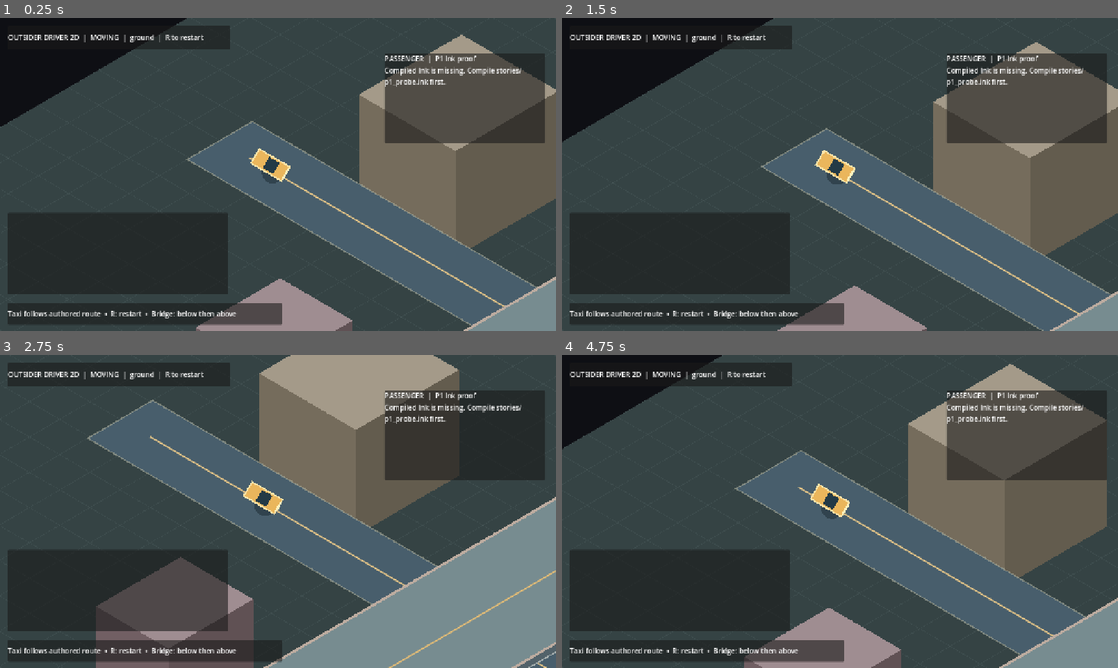
Above: before the commit, frames 1-4 (two rows, left to right).
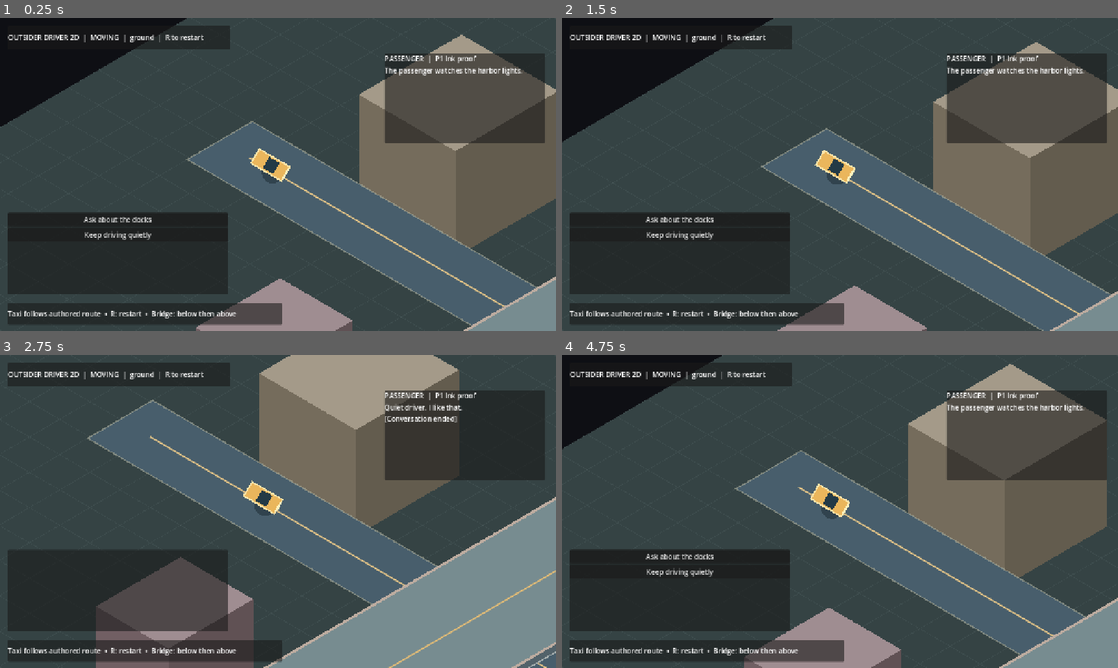
Above: after the commit, the same moments.

Repository: MohamedXIV/outsider-driver-2d
Game: Godot game, scene res://scenes/main.tscn
Two runs of this game, one before a commit and one after it. Both use one fixed random seed, a clock stepped at 60 frames per second and the inputs below.
Inputs (mouse positions are in pixels of both pictures, inside the frame that each line leads up to):
- Up to frame 1 (0.25 s): no input
- Up to frame 2 (1.5 s): click (678, 233) at 0.5 s, where only the run after the commit has a clickable "Keep driving quietly"; tap Enter at 1.25 s; tap R at 1.35 s
- Up to frame 3 (2.75 s): click (116, 570) at 2 s, where only the run after the commit has a clickable "Keep driving quietly"
- Up to frame 4 (4.75 s): tap R at 2.85, 4.35 s; click (678, 570) at 3.5 s, where only the run after the commit has a clickable "Keep driving quietly"

The runs differ from the first frame. In frame 1, 0.7% of the frame differs, in the area x 15-94%, y 15-71%; in frame 2, 0.7%; in frame 3, 0.5%; in frame 4, 0.7%.

Commit message:
fix(p1): defer Ink singleton until scene ready; check in compiled authored bytecode

Diff:
--- a/scripts/main.gd
+++ b/scripts/main.gd
@@ -14,7 +14,9 @@
 
 func _ready() -> void:
 	_restart()
-	_start_ink()
+	# Godot is still registering children inside _ready. Ink's singleton is
+	# created only after the scene tree completes this initialization pass.
+	call_deferred("_start_ink")
 
 
 func _process(delta: float) -> void:
--- /dev/null
+++ b/stories/p1_probe.ink.json
@@ -0,0 +1 @@
+{"inkVersion":21,"root":[["^The passenger watches the harbor lights.","\n","ev","str","^Ask about the docks","/str","/ev",{"*":"0.c-0","flg":20},"ev","str","^Keep driving quietly","/str","/ev",{"*":"0.c-1","flg":20},{"c-0":["\n","#","^fact:docks-route","/#","^The clinic checkpoint is safest from the northern service road.","\n","end",{"->":"0.g-0"},{"#f":5}],"c-1":["\n","#","^suspicion:1","/#","^Quiet driver. I like that.","\n","end",{"->":"0.g-0"},{"#f":5}],"g-0":["done",null]}],"done",null],"listDefs":{}}
Not shown, changed: .github/workflows/p1-ink.yml
